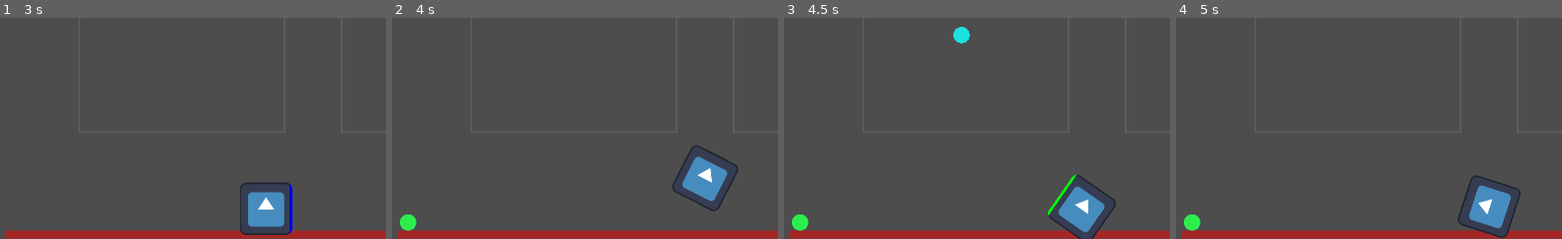
Above: before the commit, frames 1-4 (left to right).
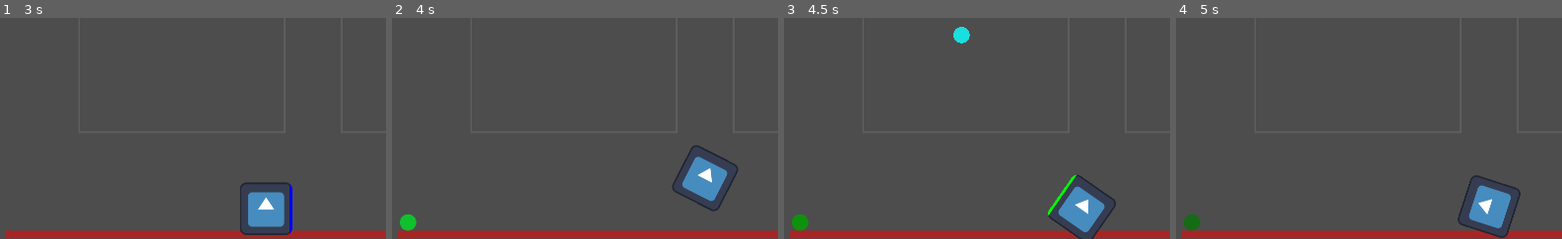
Above: after the commit, the same moments.

Repository: ggolden/Godot-gobbler
Game: Godot game, scene res://game.tscn
Same seed, same stepped clock (60 frames per second), same inputs: the game is played once before the commit and once after it. The engine's default icon, where the game draws it, is replaced by a stand-in: a white triangle on a blue panel in a dark square.
Inputs (mouse positions are % of the whole screen's width and height, from its top left):
- Up to frame 1 (3 s): tap Enter (ui_accept) at 0.5, 0.77, 1.52 s; move the mouse to (71, 45) at 0.52 s; hold Right (ui_right) 0.53-2.03 s; click (71, 45) at 0.67 s; move the mouse to (29, 55) at 1.27 s; move the mouse to (59, 28) at 2.02 s; hold Left (ui_left) 2.03-2.78 s; move the mouse to (44, 70) at 2.77 s; hold Right (ui_right) from 2.78 s (still down); click (44, 70) at 2.92 s
- Up to frame 2 (4 s): keep holding Right (ui_right); tap Enter (ui_accept) at 3.02, 3.77 s; move the mouse to (80, 65) at 3.52 s
- Up to frame 3 (4.5 s): move the mouse to (18, 35) at 4.27 s; release Right (ui_right) at 4.28 s; hold Left (ui_left) from 4.28 s (still down)
- Up to frame 4 (5 s): keep holding Left (ui_left); tap Enter (ui_accept) at 4.52 s
The pictures show only the part of the screen within x 8-58%, y 48-98%; the shares and areas given below are measured in that part.

Frame 1 is identical in both runs. In frame 2, 0.2% of the frame differs, in the area x 2-7%, y 88-96%; in frame 3, 0.3%; in frame 4, 0.3%, in the area x 2-7%, y 88-97%.

Commit message:
added fading gobbles

Diff:
--- a/gobble.gd
+++ b/gobble.gd
@@ -7,8 +7,6 @@
 signal was_gobbled(value: int, color: Color)
 
 
-## the value of the gobble
-@export var value: int = 1
 ## the color of the gobble
 @export var color: Color = Color(1, 1, 1, 1)
 
@@ -22,10 +20,31 @@
 	_wasted()
 
 
+func _physics_process(delta):
+	if abs(linear_velocity.y) < 0.1:
+		_fade(delta)
+
+
+func value():
+	return int(color.r + color.b + color.g) + 1
+
+
 ## the gobble was gobbled
 func gobbled():
-	was_gobbled.emit(value, color)
+	was_gobbled.emit(value(), color)
 	queue_free()
+
+
+## fade the gobble by delta, detecting its demise
+func _fade(delta):
+	color = Color(
+		move_toward(color.r, 0, delta/3),
+		move_toward(color.g, 0, delta/3),
+		move_toward(color.b, 0, delta/3),
+		move_toward(color.a, 0, delta/5))
+	if color.a < 0.0001:
+		_wasted()
+	queue_redraw()
 
 
 ## the gobble went away without being gobbled
--- a/gobble_spawner.gd
+++ b/gobble_spawner.gd
@@ -23,7 +23,6 @@
 
 	var location = Vector2(randi_range(10, window_size.x-20), randi_range(10, window_size.y-20) * -1)
 	var color = Color(randf_range(0, 1), randf_range(0, 1), randf_range(0, 1), 1)
-	var value: int = int(color.r + color.b + color.g) + 1
 	var known_as = "gobble " + str(gobble_sequence)
 	gobble_sequence += 1
 
@@ -31,12 +30,11 @@
 	instance.name = known_as
 	instance.position = location
 	instance.color = color
-	instance.value = value
 
 	instance.was_gobbled.connect(_gobble_was_gobbled)
 
 	add_child(instance)
-	print("new gobble: " + instance.name + " @ " + str(instance.position) + " value: " + str(value))
+	print("new gobble: " + instance.name + " @ " + str(instance.position) + " value: " + str(instance.value()))
 
 
 func _gobble_was_gobbled(value: int, color: Color):
